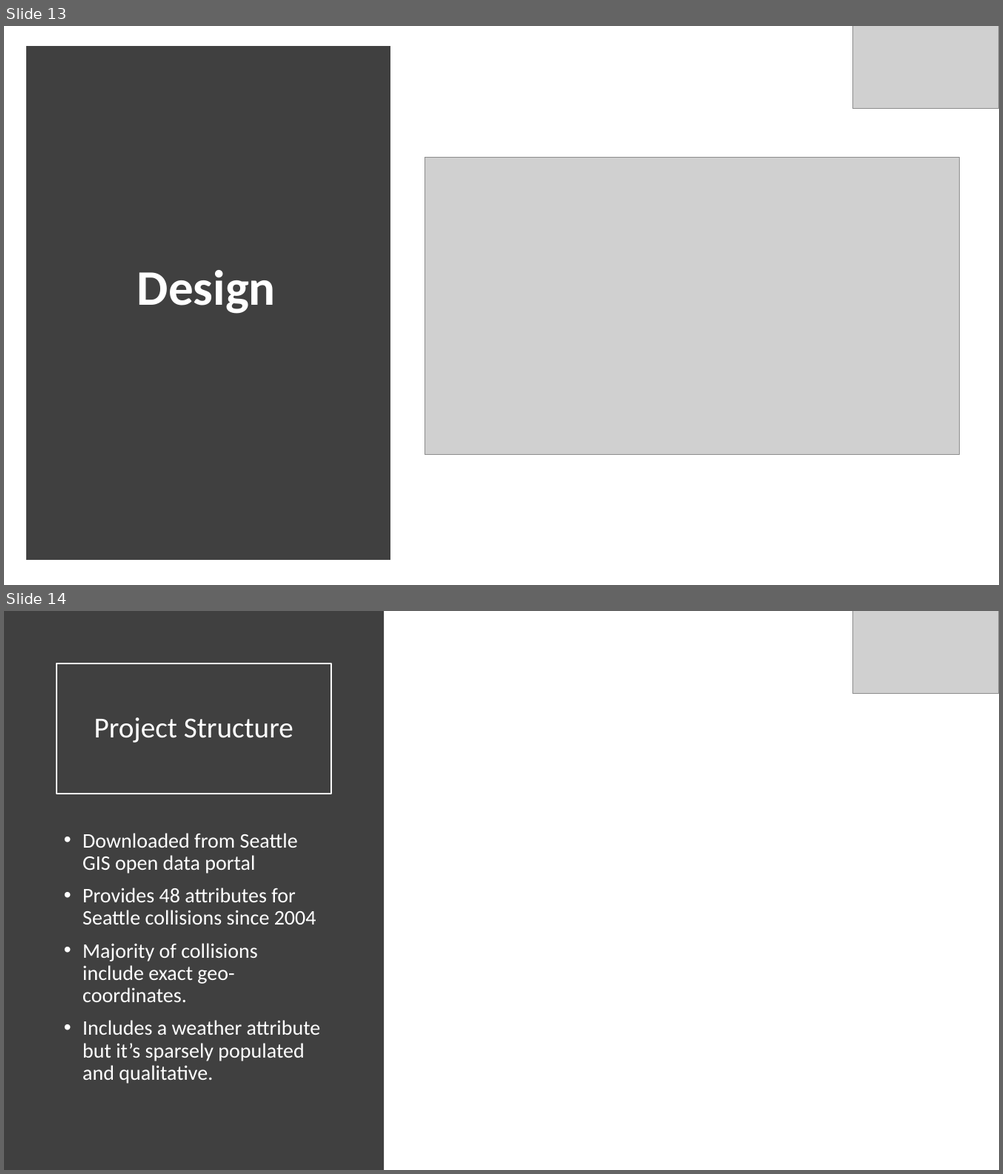
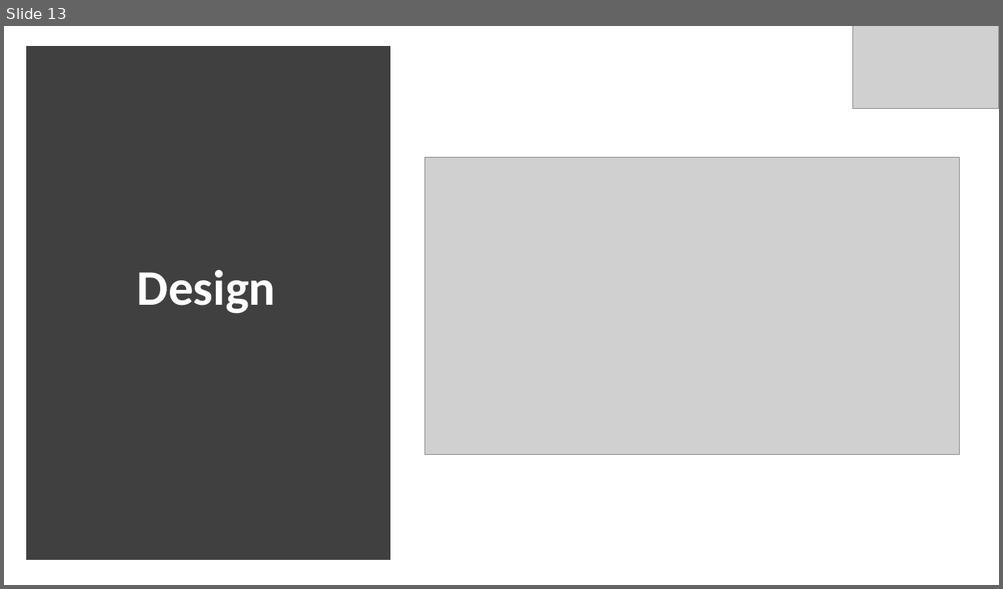
Before and after one commit to gdc3000/wa_collisions, a slide deck: doc/wa_collisions_final_presentation.pptx. Shown one above the other, each under a label of ours: slides 13 and 14 before the commit, slide 13 after it. The pictures are 1003x1174 and 1003x589 pixels, drawn with LibreOffice and Linux fonts; fonts in the diff are those of the drawing; grey boxes stand for pictures. Boxes give left, top, right and bottom in pixels: in the first picture for what was removed or moved away, otherwise in the second. Text is boxed around its words. In the diff, an @@ line names an element or a change of style, - is before the commit and + after.

```diff
--- a/doc/wa_collisions_final_presentation.pptx
+++ b/doc/wa_collisions_final_presentation.pptx
@@ slide 14 removed at (4,611,999,1170), background #FFFFFF @@
@@ rectangle removed at (4,611,384,1170) @@
@@ picture removed at (852,611,999,693) @@
@@ title removed at (57,664,331,794) @@
-Project Structure
@@ text removed at (82,833,321,1084) @@
-• Downloaded from Seattle GIS open data portal
-• Provides 48 attributes for Seattle collisions since 2004
-• Majority of collisions include exact geo-coordinates.
-• Includes a weather attribute but it’s sparsely populated and qualitative.
```
Also in this commit, not shown: 1 slide added, 1 other slide removed, 6 other files.
